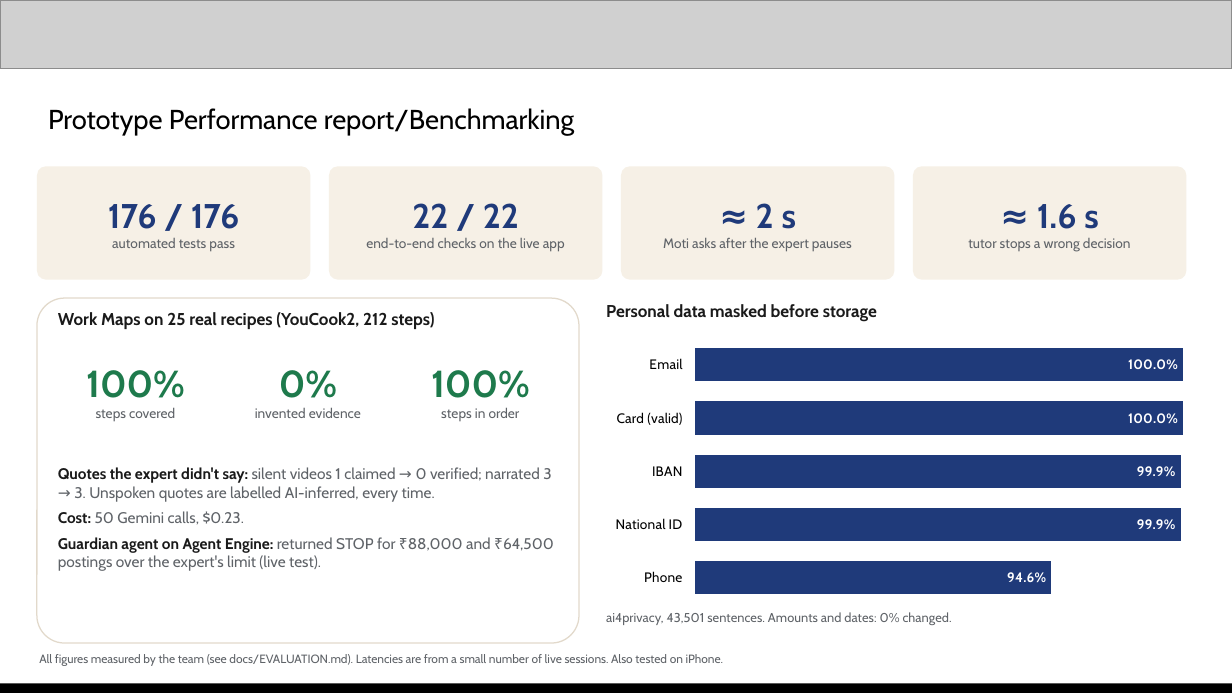
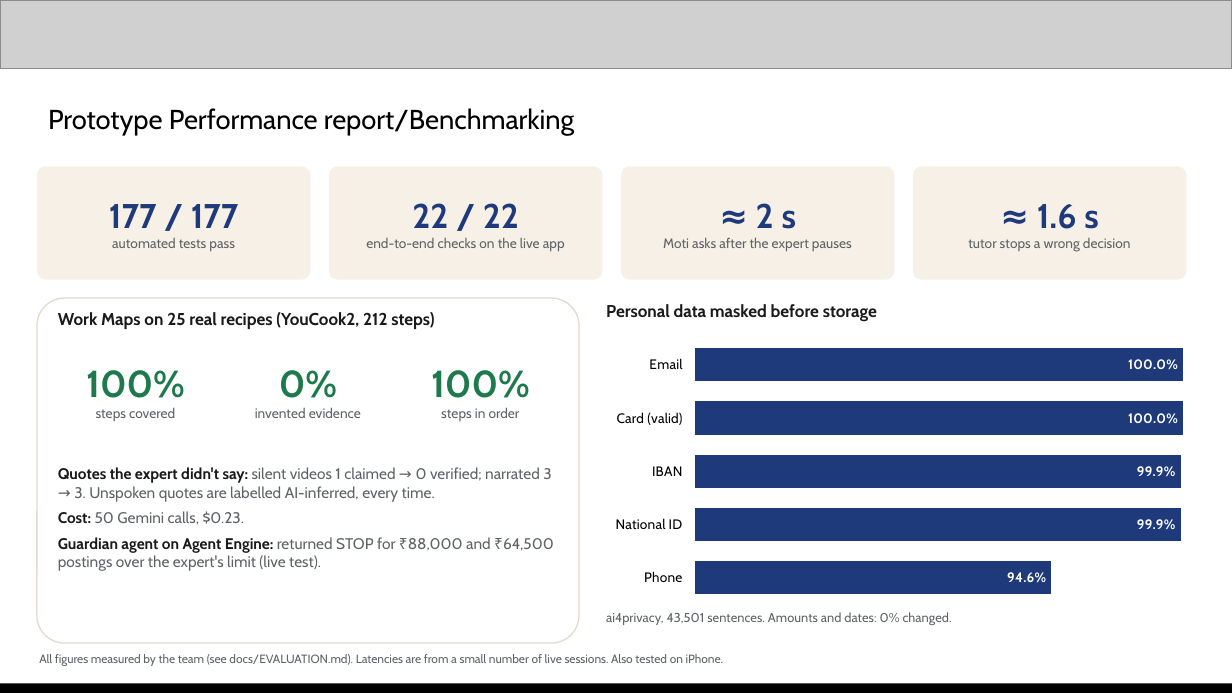
Before and after one commit to S-D-P/Agamya-AI-Builder-Cup-26, a slide deck: slide 11 of docs/submission/Agamya-Submission-Deck.pptx. Drawn at 1232x693 pixels with LibreOffice and Linux fonts; fonts in the diff are those of the drawing; grey boxes stand for pictures. Boxes give left, top, right and bottom in pixels: in the first picture for what was removed or moved away, otherwise in the second. Text is boxed around its words. In the diff, an @@ line names an element or a change of style, - is before the commit and + after.

```diff
--- a/docs/submission/Agamya-Submission-Deck.pptx
+++ b/docs/submission/Agamya-Submission-Deck.pptx
@@ text at (x1=109, y1=204, x2=239, y2=228): text changed @@
-176 / 176
+177 / 177
```
Also in this commit, not shown: 4 other files.
